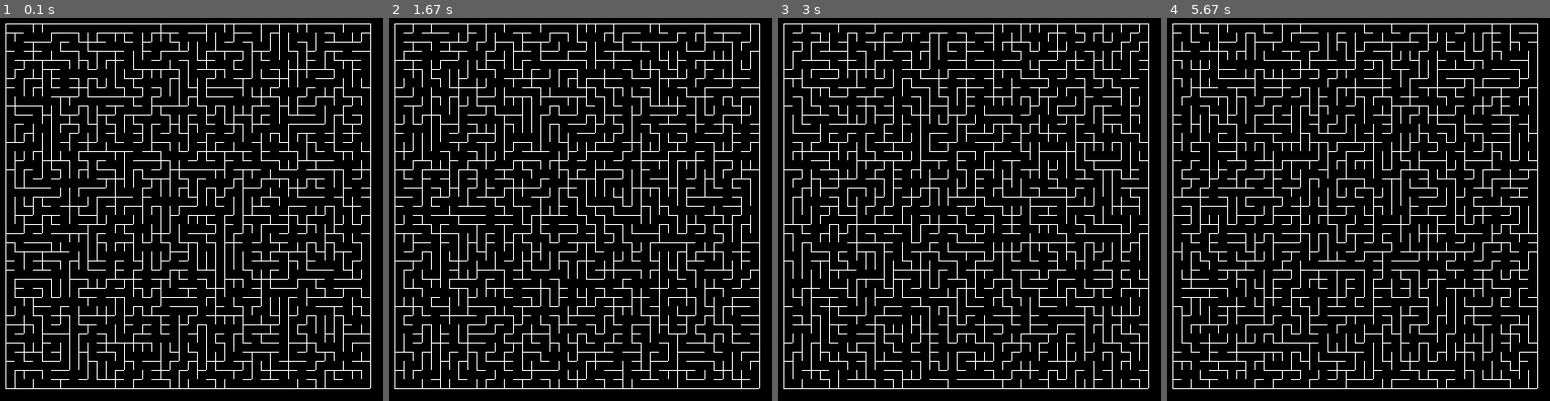
Above: before the commit, frames 1-4 (left to right).
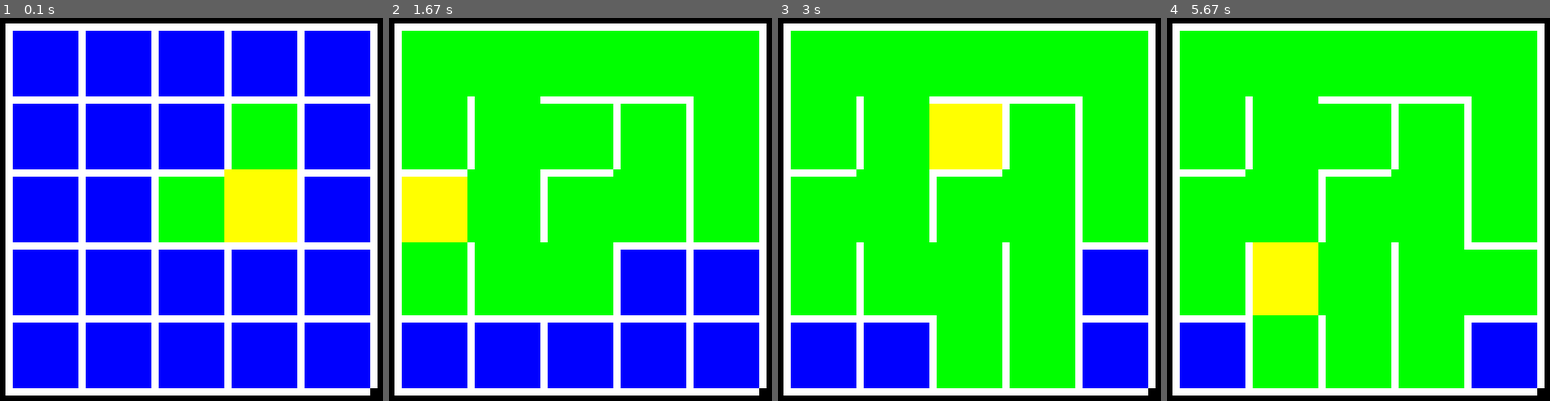
Above: after the commit, the same moments.

Repository: randompast/pygame-mazegen-AB
Game: pygame game, started from main.py
The game is run twice, just before and just after one commit, with the same random seed, the same clock (stepped at 60 frames per second) and the same inputs.
Inputs:
- Up to frame 1 (0.1 s): no input
- Up to frame 2 (1.67 s): no input
- Up to frame 3 (3 s): no input
- Up to frame 4 (5.67 s): no input

The runs differ from the first frame. In frame 1, 92% of the frame differs, in the area x 1-99%, y 1-99%; in frame 2, 92%; in frame 3, 93%; in frame 4, 93%.

Commit message:
Created a step-by-step visualizer

Diff:
--- a/ab.py
+++ b/ab.py
@@ -8,10 +8,17 @@
         self.visited = self.make_matrix(size, size, 0)
         self.vwalls = self.make_matrix(size+1, size+1, 1)
         self.hwalls = self.make_matrix(size+1, size+1, 1)
-        self.AldousBroder()
+        self.current_point = self.rand_pos()
+        self.visit(self.current_point)
+        # self.AldousBroder()
 
     def instantiateWallMaze(self, surf, scale):
         size = self.size
+        for i in range(size):
+            for j in range(size):
+                color = (0,255,0) if self.visited[i][j] == 1 else (0,0,255)
+                pygame.draw.rect(surf, color, [i*scale + 50, j*scale + 50, scale, scale])
+        pygame.draw.rect(surf, (255,255,0), [self.current_point[0]*scale + 50, self.current_point[1]*scale + 50, scale, scale])
         for i in range(size+1):
             for j in range(size+1):
                 s = scale/2.0
@@ -21,8 +28,7 @@
                     pygame.draw.rect(surf, (255,255,255), [i*scale + 50, j*scale + 50, scale/10, scale], scale//4)
 
     def AldousBroder(self):
-        p = self.rand_pos()
-        self.visit(p)
+        p = self.current_point
 
         while(self.nvisited < self.size**2):
             next_point = self.pickNeighbor(p)
@@ -30,6 +36,14 @@
                 self.visit(next_point)
                 self.removeWall(p, next_point)
             p = next_point
+
+    def AldousBroder_step(self):
+        if (self.nvisited < self.size**2):
+            next_point = self.pickNeighbor(self.current_point)
+            if ( self.visited[next_point[0]][next_point[1]] == 0 ):
+                self.visit(next_point)
+                self.removeWall(self.current_point, next_point)
+            self.current_point = next_point
 
     def removeWall(self, p1, p2):
         dx = p2[0] - p1[0]
--- a/gameloop.py
+++ b/gameloop.py
@@ -4,12 +4,14 @@
 from ab import mazegen
 
 def gameloop():
-    size, scale = 40,10
+    size, scale = 5,80
     r = size * scale + 100
     surf = pygame.display.set_mode((r,r))
+    a = mazegen(size)
     while True:
         pygame.display.update()
         surf.fill((0,0,0))
-        a = mazegen(size)
+        a.AldousBroder_step()
         a.instantiateWallMaze(surf, scale)
-        pygame.time.Clock().tick(2)
+        if a.nvisited == a.size**2: a = mazegen(size)
+        pygame.time.Clock().tick(40)
